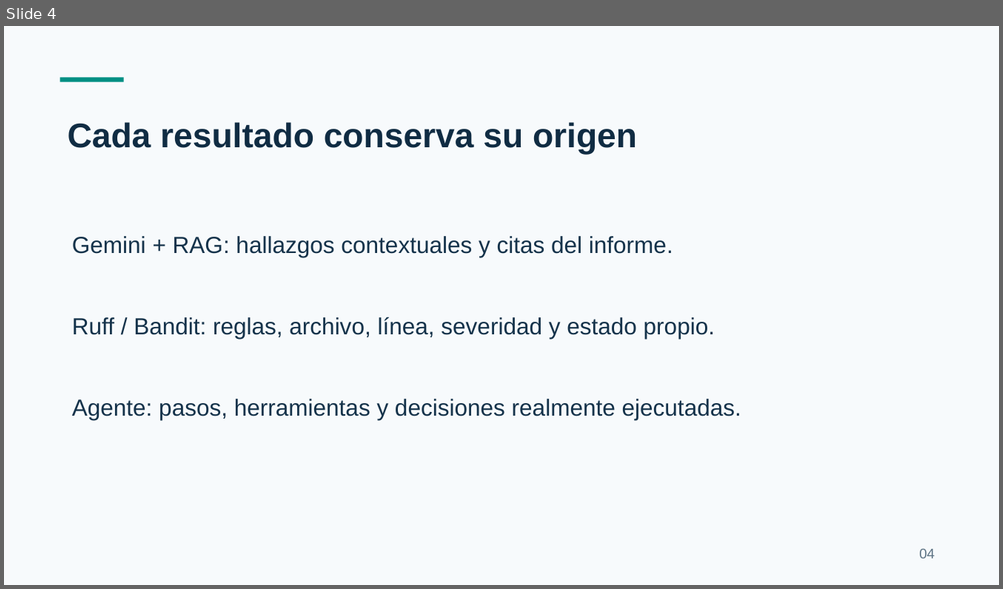
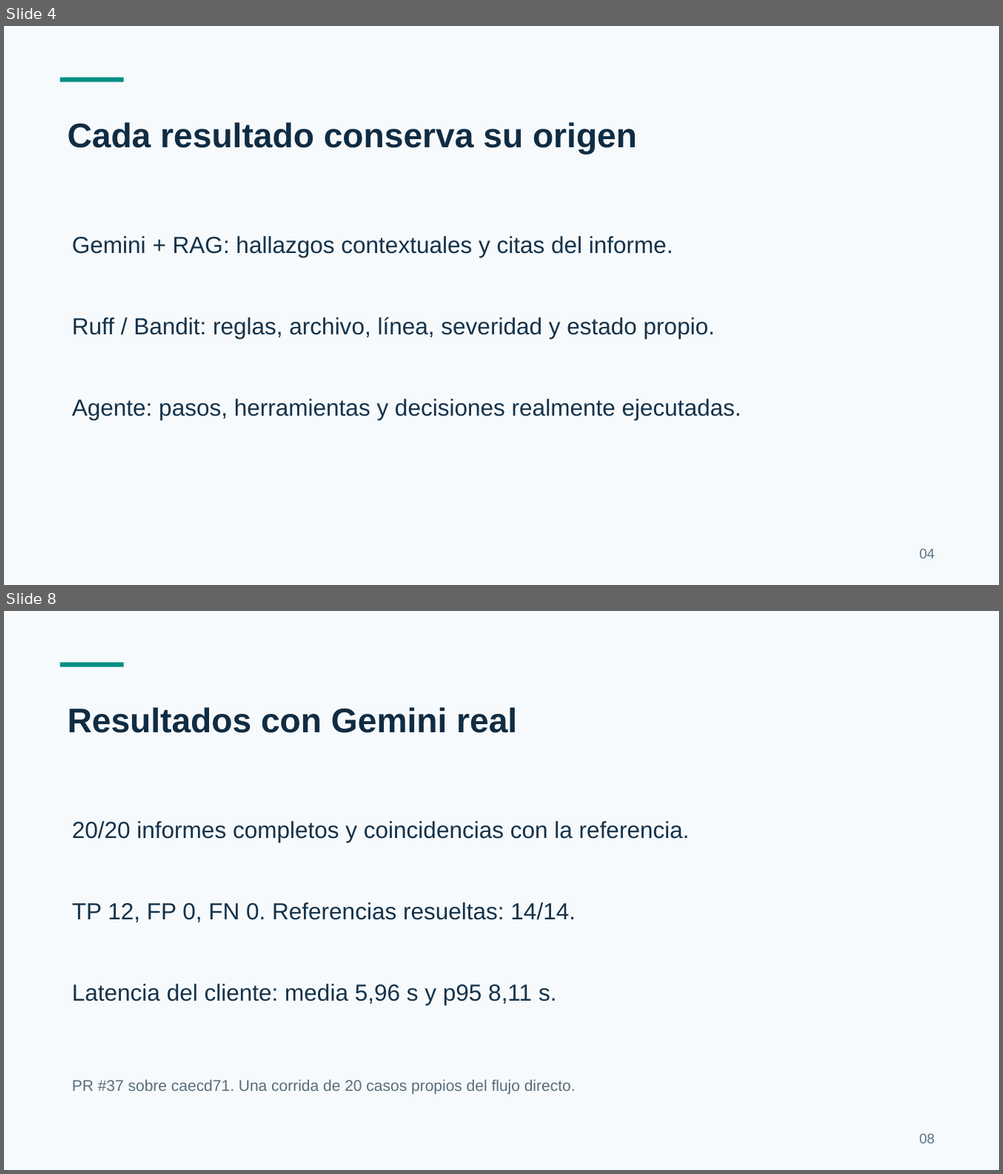
Before and after one commit to Christian-gv-01/revisor-inteligente-codigo, a slide deck: docs/presentacion/CODEGUARD-borrador-12-minutos.pptx. Shown one above the other, each under a label of ours: slide 4 before the commit, slides 4 and 8 after it; the slides between them are not shown. The pictures are 1003x589 and 1003x1174 pixels, drawn with LibreOffice and Linux fonts; fonts in the diff are those of the drawing. Boxes give left, top, right and bottom in pixels: in the first picture for what was removed or moved away, otherwise in the second. Text is boxed around its words. In the diff, an @@ line names an element or a change of style, - is before the commit and + after.

```diff
--- a/docs/presentacion/CODEGUARD-borrador-12-minutos.pptx
+++ b/docs/presentacion/CODEGUARD-borrador-12-minutos.pptx
@@ slide 8 added at <box>4,611,999,1170</box>, background #F7FAFC @@
@@ rectangle added at <box>60,663,123,667</box>, fill #008F83 @@
@@ text added at <box>68,707,517,733</box>, 33 pt, text #102C43, bold @@
+Resultados con Gemini real
@@ text added at <box>72,821,689,843</box>, 22.5 pt, text #14324A @@
+20/20 informes completos y coincidencias con la referencia.
@@ text added at <box>72,903,575,923</box>, 22.5 pt, text #14324A @@
+TP 12, FP 0, FN 0. Referencias resueltas: 14/14.
@@ text added at <box>72,984,556,1005</box>, 22.5 pt, text #14324A @@
+Latencia del cliente: media 5,96 s y p95 8,11 s.
@@ text added at <box>72,1080,575,1095</box>, 15 pt, text #586C7A @@
+PR #37 sobre caecd71. Una corrida de 20 casos propios del flujo directo.
@@ text added at <box>919,1134,934,1144</box>, 13.5 pt, text #5D7384 @@
+08
```
Also in this commit, not shown: 7 slides changed, 1 other slide added, 2 slides removed, 4 other files.
